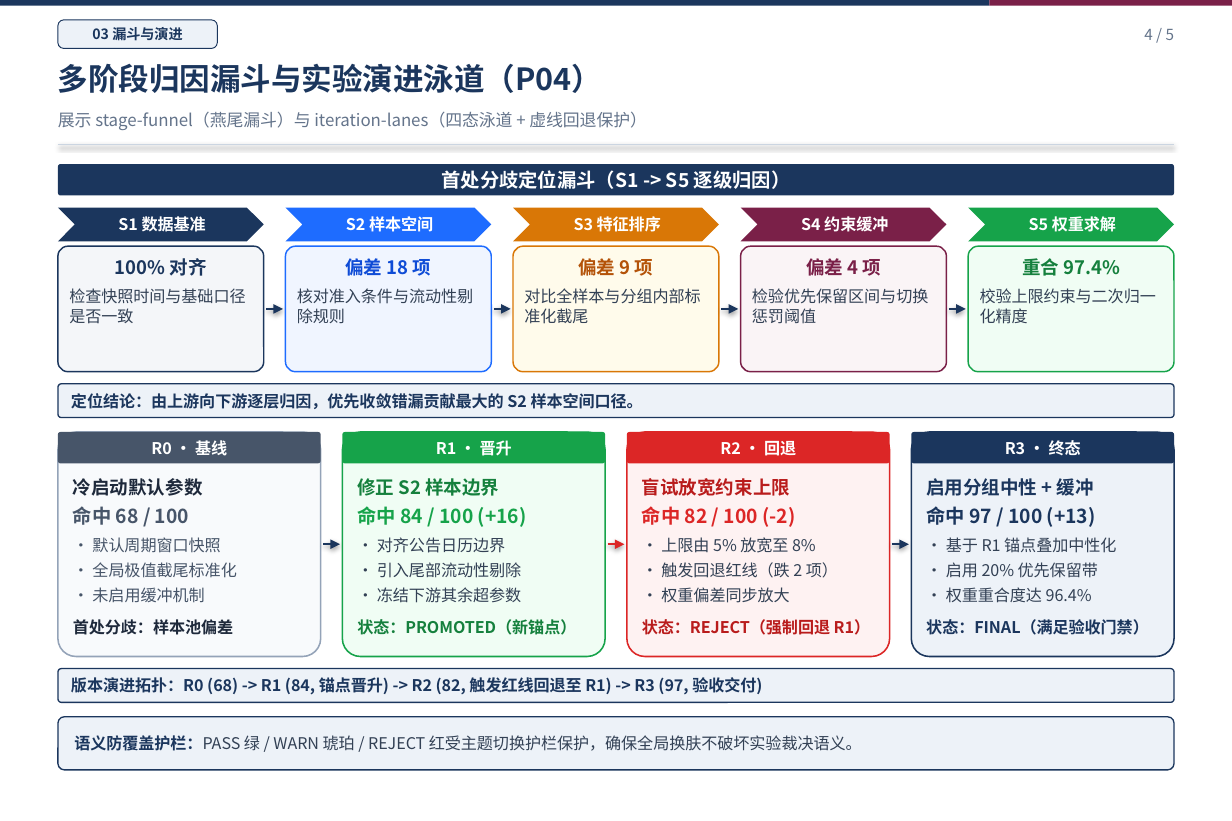
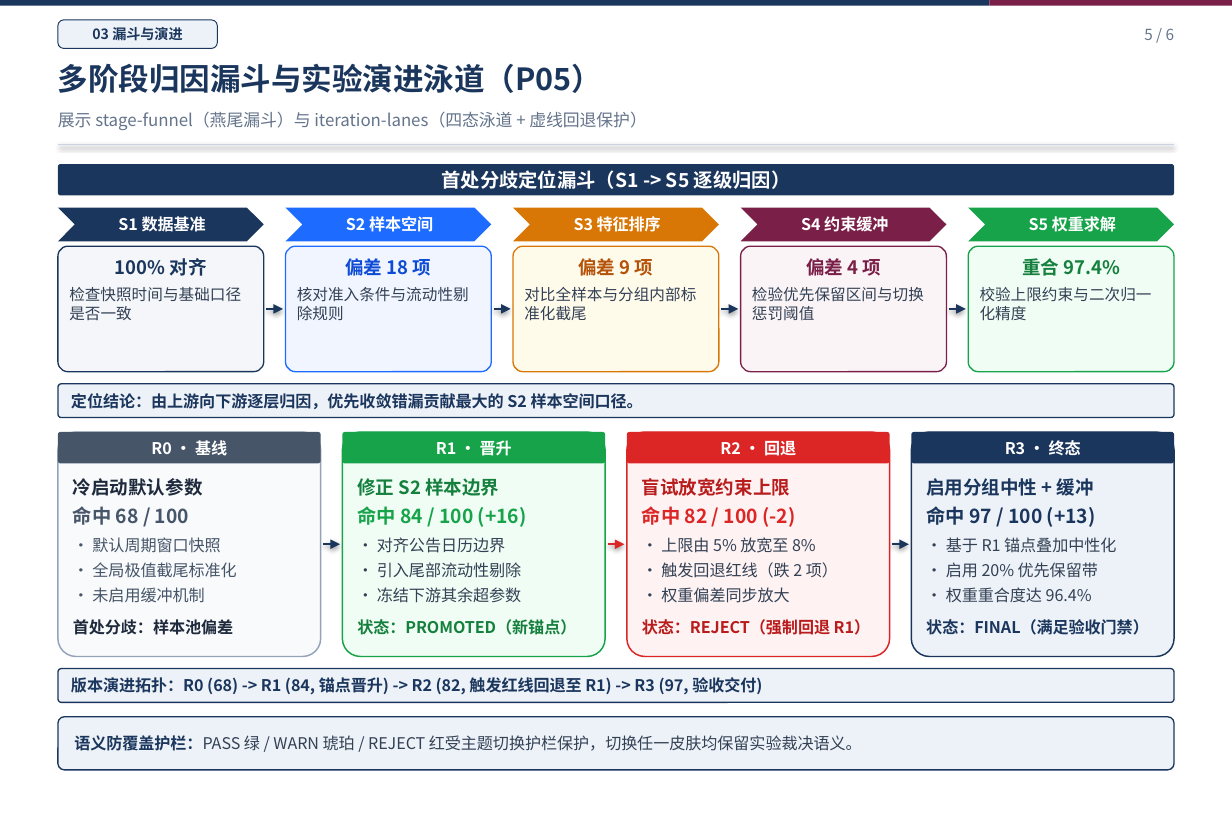
Before and after one commit to CrystalShrimp/pretty_ppt, a slide deck: slide 5 of component_showcase.pptx (slide 4 before the commit). Drawn at 1232x821 pixels with LibreOffice and Linux fonts; fonts in the diff are those of the drawing. Boxes give left, top, right and bottom in pixels: in the first picture for what was removed or moved away, otherwise in the second. Text is boxed around its words. In the diff, an @@ line names an element or a change of style, - is before the commit and + after.

```diff
--- a/component_showcase.pptx
+++ b/component_showcase.pptx
@@ text at box(1144, 28, 1174, 40): text changed @@
-4 / 5
+5 / 6
@@ text at box(58, 64, 603, 93): text changed @@
-多阶段归因漏斗与实验演进泳道（P04）
+多阶段归因漏斗与实验演进泳道（P05）
@@ rounded rectangle "100% 对齐" at box(58, 246, 264, 371): size 10 to 9.7 pt in "检查快照时间与基础口径是否一致"; less space between paragraphs; outline #1B365D 0.9 pt to #1B365D 0.83 pt @@
@@ rounded rectangle "偏差 18 项" at box(285, 246, 491, 371): size 10 to 9.7 pt in "核对准入条件与流动性剔除规则"; less space between paragraphs; outline #1E6CFF 0.9 pt to #1E6CFF 0.83 pt @@
@@ rounded rectangle "偏差 9 项" at box(513, 246, 720, 371): size 10 to 9.7 pt in "对比全样本与分组内部标准化截尾"; less space between paragraphs; outline #D97706 0.9 pt to #D97706 0.83 pt @@
@@ rounded rectangle "偏差 4 项" at box(741, 246, 947, 371): size 10 to 9.7 pt in "检验优先保留区间与切换惩罚阈值"; less space between paragraphs; outline #7A2048 0.9 pt to #7A2048 0.83 pt @@
@@ rounded rectangle "重合 97.4%" at box(969, 246, 1175, 371): size 10 to 9.7 pt in "校验上限约束与二次归一化精度"; less space between paragraphs; outline #16A34A 0.9 pt to #16A34A 0.83 pt @@
@@ rounded rectangle "冷启动默认参数" at box(58, 432, 321, 657): outline #94A3B8 0.97 pt to #94A3B8 0.9 pt @@
@@ text in rounded rectangle at box(74, 735, 862, 751): text changed @@
-语义防覆盖护栏：PASS 绿 / WARN 琥珀 / REJECT 红受主题切换护栏保护，确保全局换肤不破坏实验裁决语义。
+语义防覆盖护栏：PASS 绿 / WARN 琥珀 / REJECT 红受主题切换护栏保护，切换任一皮肤均保留实验裁决语义。
```
Also in this commit, not shown: 3 other slides changed, 2 slides added, 1 slide removed, 27 other files.
